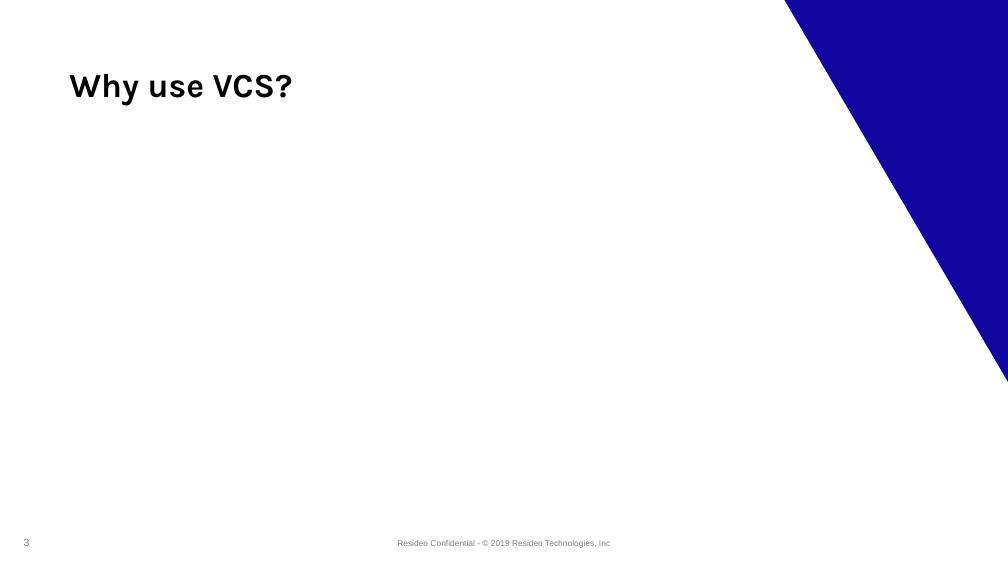
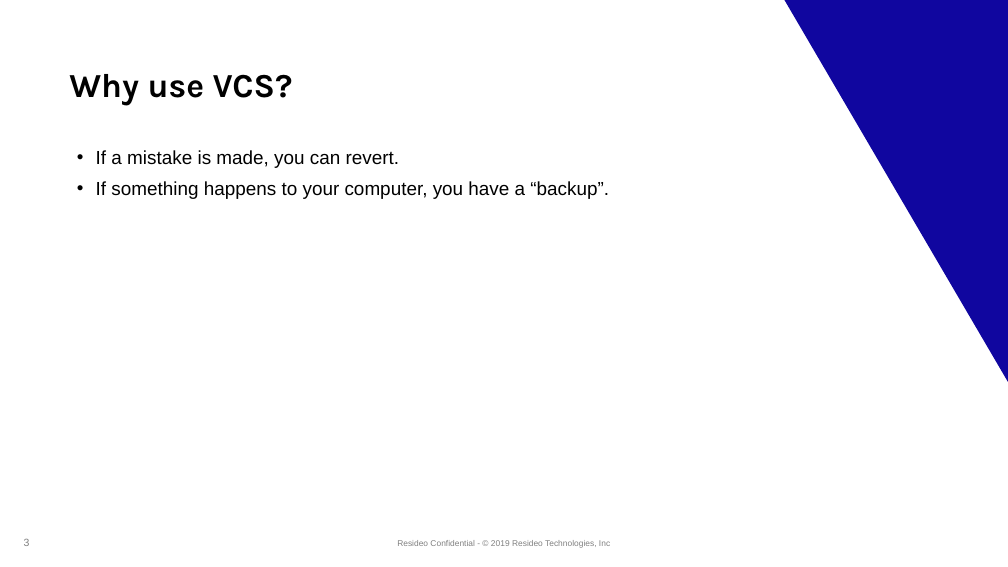
Before and after one commit to taraalma/00_Semestrei_IntroVCS, a slide deck: slide 4 of Documents/Version Control System.PPTX. Drawn at 1008x567 pixels with LibreOffice and Linux fonts; fonts in the diff are those of the drawing; background and template pictures are left out. Boxes give left, top, right and bottom in pixels: in the first picture for what was removed or moved away, otherwise in the second. Text is boxed around its words. In the diff, an @@ line names an element or a change of style, - is before the commit and + after.

```diff
--- a/Documents/Version Control System.PPTX
+++ b/Documents/Version Control System.PPTX
@@ text added at (x1=96, y1=150, x2=609, y2=199), 18 pt, text #000000 @@
+• If a mistake is made, you can revert.
+• If something happens to your computer, you have a “backup”.
```
Also in this commit, not shown: 2 other slides changed.
